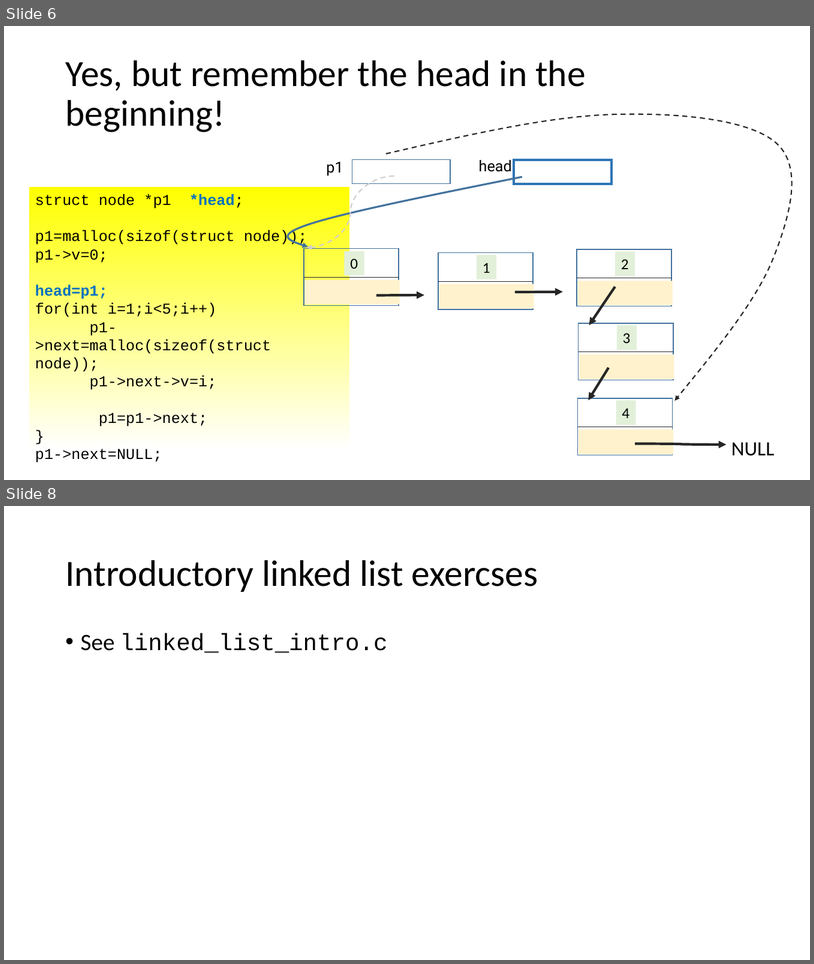
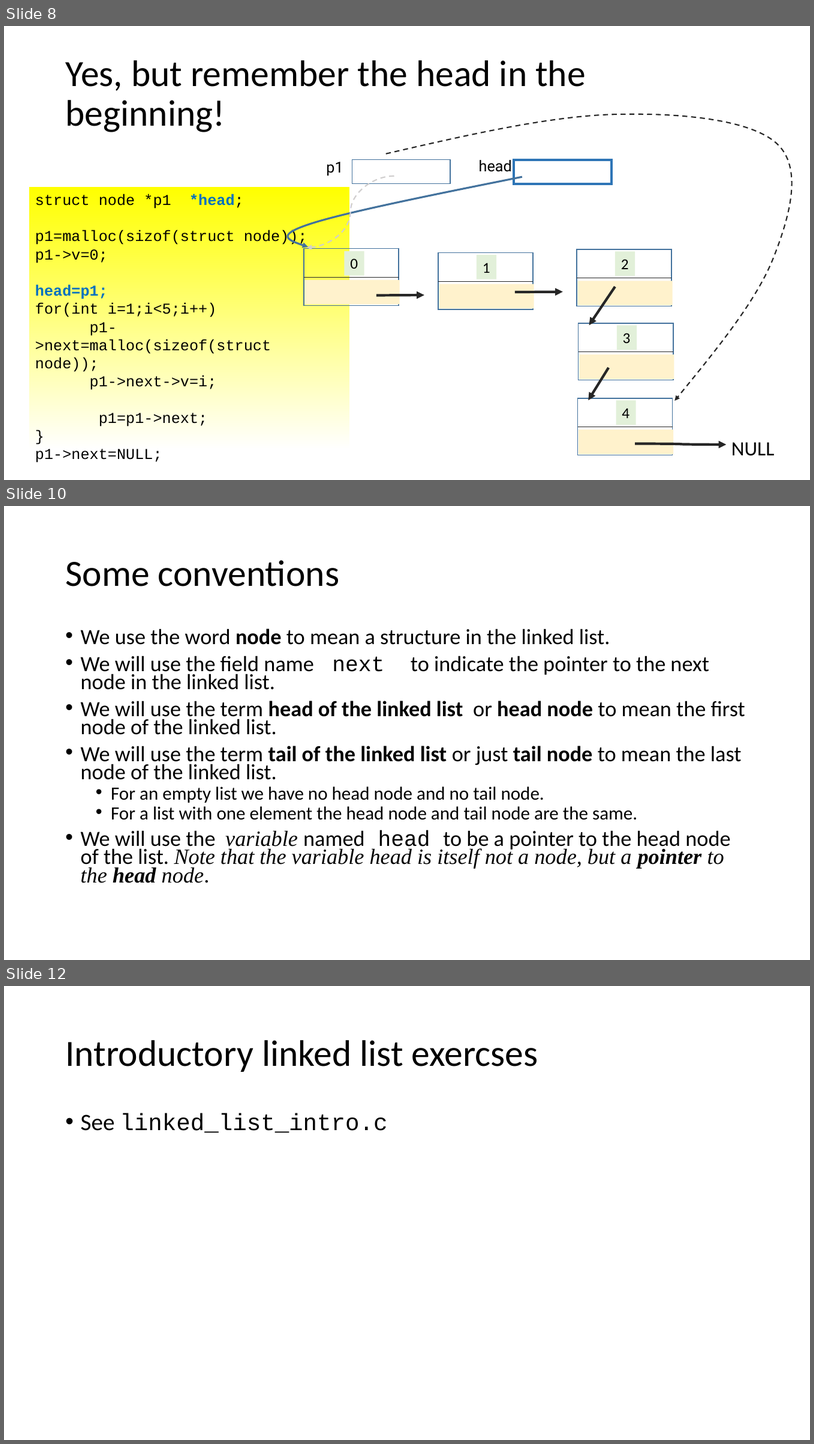
Before and after one commit to rbadrinath/FCP, a slide deck: slides/14-LinkedLists.pptx. Shown one above the other, each under a label of ours: slides 6 and 8 before the commit, slides 8, 10 and 12 after it; the slides between them are not shown. The pictures are 814x964 and 814x1444 pixels, drawn with LibreOffice and Linux fonts; fonts in the diff are those of the drawing. Boxes give left, top, right and bottom in pixels: in the first picture for what was removed or moved away, otherwise in the second. Text is boxed around its words. In the diff, an @@ line names an element or a change of style, - is before the commit and + after.

```diff
--- a/slides/14-LinkedLists.pptx
+++ b/slides/14-LinkedLists.pptx
@@ slide 10 added at bbox=[4, 506, 810, 960], background #FFFFFF @@
@@ title added at bbox=[65, 560, 339, 586], 44 pt, text #000000 @@
+Some conventions
@@ text added at bbox=[81, 628, 746, 883], 25.9 pt, text #000000 @@
+• We use the word node to mean a structure in the linked list.
+• We will use the field name next to indicate the pointer to the next node in the linked list.
+• We will use the term head of the linked list or head node to mean the first node of the linked list.
+• We will use the term tail of the linked list or just tail node to mean the last node of the linked list.
+  • For an empty list we have no head node and no tail node.
+  • For a list with one element the head node and tail node are the same.
+• We will use the variable named head to be a pointer to the head node of the list. Note that the variable head is itself not a node, but a pointer to the head node.
@@ what was slide 6 is now slide 8 @@
@@ what was slide 8 is now slide 12 @@
```
Also in this commit, not shown: 1 slide changed, 3 other slides added.
